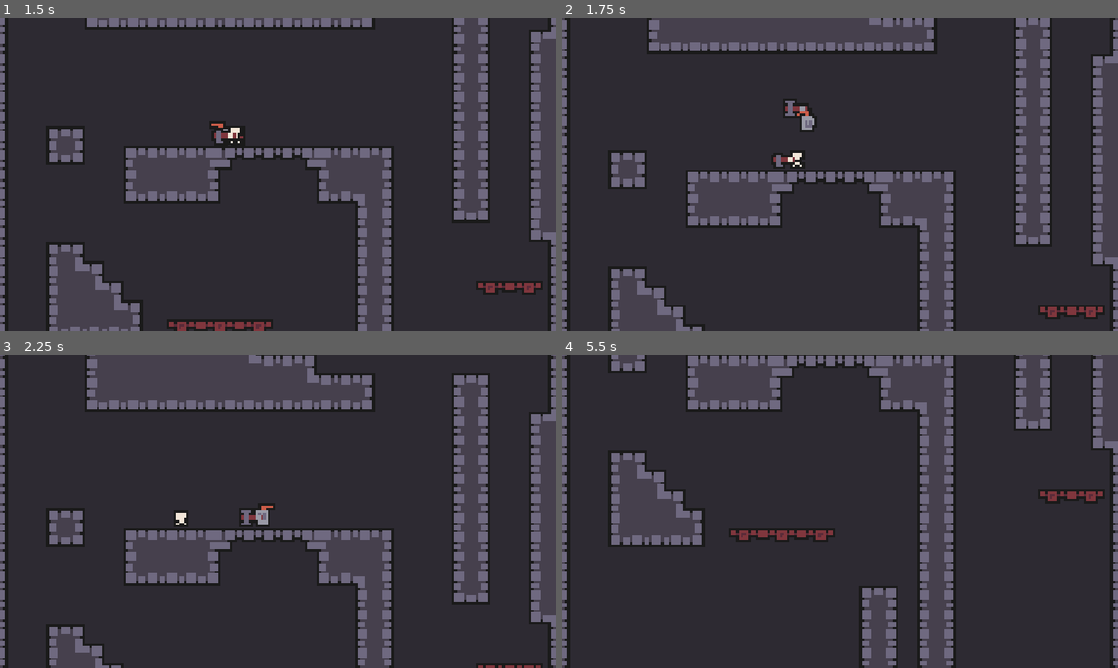
Above: before the commit, frames 1-4 (two rows, left to right).
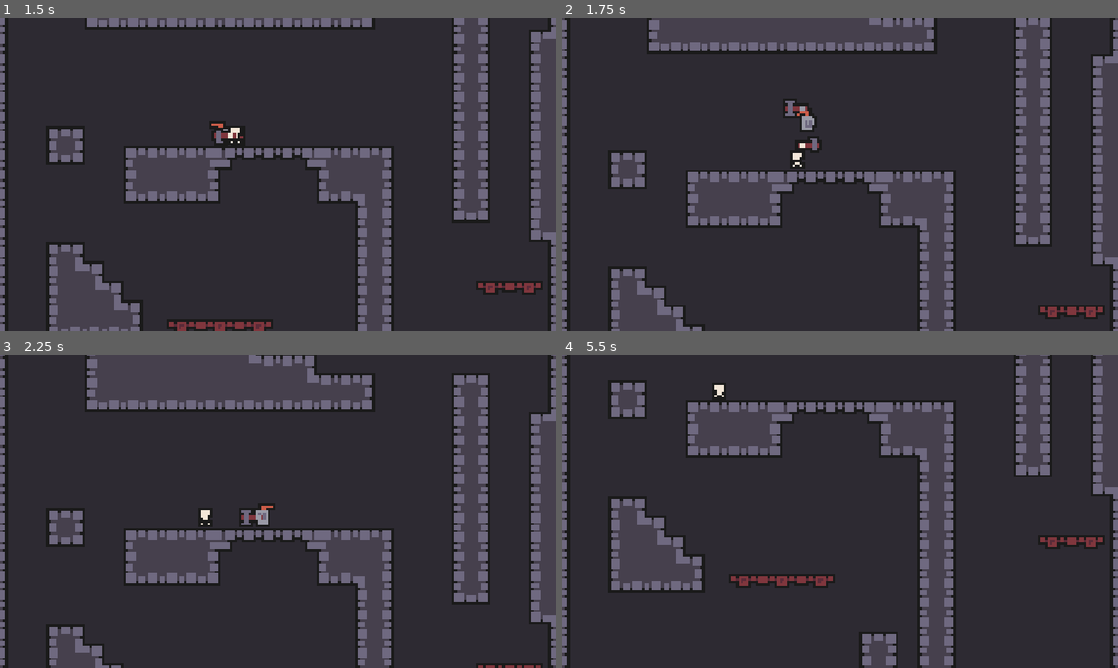
Above: after the commit, the same moments.

Repository: aberiggs/knights-ascent
Game: Godot game, scene res://scenes/levels/level_1.tscn
Two runs of this game, one before a commit and one after it. Both use one fixed random seed, a clock stepped at 60 frames per second and the inputs below.
Inputs (mouse positions are in pixels of both pictures, inside the frame that each line leads up to):
- Up to frame 1 (1.5 s): move the mouse to (400, 158) at 0.52 s; hold D (move_right) from 0.53 s (still down); click (400, 158) at 0.6 s; tap Space (jump) at 0.77 s; move the mouse to (166, 190) at 1.27 s; click (166, 190) at 1.35 s
- Up to frame 2 (1.75 s): keep holding D (move_right); tap Space (jump) at 1.52 s
- Up to frame 3 (2.25 s): move the mouse to (333, 442) at 2.02 s; release D (move_right) at 2.03 s; hold A (move_left) from 2.03 s (still down); click (333, 442) at 2.1 s
- Up to frame 4 (5.5 s): move the mouse to (812, 574) at 2.77 s; release A (move_left) at 2.78 s; hold D (move_right) 2.78-4.28 s; click (812, 574) at 2.85 s; tap Space (jump) at 3.02, 3.77, 4.52 s; move the mouse to (1006, 558) at 3.52 s; click (1006, 558) at 3.6 s; move the mouse to (673, 464) at 4.27 s; hold A (move_left) 4.28-5.03 s; click (673, 464) at 4.35 s; move the mouse to (867, 511) at 5.02 s; hold D (move_right) from 5.03 s (still down); click (867, 511) at 5.1 s

Frame 1 is identical in both runs. In frame 2, 0.2% of the frame differs, in the area x 38-47%, y 38-48%; in frame 3, 0.1%; in frame 4, 21%, in the area x 0-100%, y 0-100%.

Commit message:
Improving enemy

Diff:
--- a/scenes/player.tscn
+++ b/scenes/player.tscn
@@ -92,6 +92,33 @@
 
 [sub_resource type="RectangleShape2D" id="RectangleShape2D_qhqgy"]
 size = Vector2(8, 11)
+
+[sub_resource type="Animation" id="Animation_dqkch"]
+length = 0.001
+tracks/0/type = "value"
+tracks/0/imported = false
+tracks/0/enabled = true
+tracks/0/path = NodePath("AnimatedSprite2D:frame")
+tracks/0/interp = 1
+tracks/0/loop_wrap = true
+tracks/0/keys = {
+"times": PackedFloat32Array(0),
+"transitions": PackedFloat32Array(1),
+"update": 1,
+"values": [0]
+}
+tracks/1/type = "value"
+tracks/1/imported = false
+tracks/1/enabled = true
+tracks/1/path = NodePath("AnimatedSprite2D:animation")
+tracks/1/interp = 1
+tracks/1/loop_wrap = true
+tracks/1/keys = {
+"times": PackedFloat32Array(0),
+"transitions": PackedFloat32Array(1),
+"update": 1,
+"values": [&"hammer_swing"]
+}
 
 [sub_resource type="Animation" id="Animation_qhqgy"]
 resource_name = "attack"
@@ -133,33 +160,6 @@
 "args": [],
 "method": &"perform_attack_hitcheck"
 }]
-}
-
-[sub_resource type="Animation" id="Animation_dqkch"]
-length = 0.001
-tracks/0/type = "value"
-tracks/0/imported = false
-tracks/0/enabled = true
-tracks/0/path = NodePath("AnimatedSprite2D:frame")
-tracks/0/interp = 1
-tracks/0/loop_wrap = true
-tracks/0/keys = {
-"times": PackedFloat32Array(0),
-"transitions": PackedFloat32Array(1),
-"update": 1,
-"values": [0]
-}
-tracks/1/type = "value"
-tracks/1/imported = false
-tracks/1/enabled = true
-tracks/1/path = NodePath("AnimatedSprite2D:animation")
-tracks/1/interp = 1
-tracks/1/loop_wrap = true
-tracks/1/keys = {
-"times": PackedFloat32Array(0),
-"transitions": PackedFloat32Array(1),
-"update": 1,
-"values": [&"hammer_swing"]
 }
 
 [sub_resource type="Animation" id="Animation_qlg0r"]
--- a/scenes/skeleton.tscn
+++ b/scenes/skeleton.tscn
@@ -1,7 +1,10 @@
-[gd_scene load_steps=15 format=3 uid="uid://rurtw1bauswm"]
+[gd_scene load_steps=20 format=3 uid="uid://rurtw1bauswm"]
 
 [ext_resource type="Texture2D" uid="uid://c53vqhqypqgiy" path="res://assets/sprite_sheets/Characters/Enemies/Skeleton.png" id="1_pbvs3"]
 [ext_resource type="Script" uid="uid://dixqu4cuo1e2b" path="res://scripts/enemy.gd" id="1_txkty"]
+
+[sub_resource type="RectangleShape2D" id="RectangleShape2D_w4hcs"]
+size = Vector2(6, 8)
 
 [sub_resource type="AtlasTexture" id="AtlasTexture_ssl1b"]
 atlas = ExtResource("1_pbvs3")
@@ -82,31 +85,144 @@
 "texture": SubResource("AtlasTexture_5pgwy")
 }],
 "loop": true,
-"name": &"default",
+"name": &"idle",
 "speed": 5.0
 }]
 
-[sub_resource type="RectangleShape2D" id="RectangleShape2D_w4hcs"]
+[sub_resource type="Animation" id="Animation_bnirc"]
+length = 0.001
+tracks/0/type = "value"
+tracks/0/imported = false
+tracks/0/enabled = true
+tracks/0/path = NodePath("AnimatedSprite2D:animation")
+tracks/0/interp = 1
+tracks/0/loop_wrap = true
+tracks/0/keys = {
+"times": PackedFloat32Array(0),
+"transitions": PackedFloat32Array(1),
+"update": 1,
+"values": [&"default"]
+}
+tracks/1/type = "value"
+tracks/1/imported = false
+tracks/1/enabled = true
+tracks/1/path = NodePath("AnimatedSprite2D:frame")
+tracks/1/interp = 1
+tracks/1/loop_wrap = true
+tracks/1/keys = {
+"times": PackedFloat32Array(0),
+"transitions": PackedFloat32Array(1),
+"update": 1,
+"values": [0]
+}
+
+[sub_resource type="Animation" id="Animation_txkty"]
+resource_name = "attack"
+length = 0.6
+tracks/0/type = "value"
+tracks/0/imported = false
+tracks/0/enabled = true
+tracks/0/path = NodePath("AnimatedSprite2D:animation")
+tracks/0/interp = 1
+tracks/0/loop_wrap = true
+tracks/0/keys = {
+"times": PackedFloat32Array(0),
+"transitions": PackedFloat32Array(1),
+"update": 1,
+"values": [&"attack"]
+}
+tracks/1/type = "value"
+tracks/1/imported = false
+tracks/1/enabled = true
+tracks/1/path = NodePath("AnimatedSprite2D:frame")
+tracks/1/interp = 1
+tracks/1/loop_wrap = true
+tracks/1/keys = {
+"times": PackedFloat32Array(0, 0.1, 0.2, 0.3, 0.4, 0.5),
+"transitions": PackedFloat32Array(1, 1, 1, 1, 1, 1),
+"update": 1,
+"values": [0, 1, 2, 3, 4, 5]
+}
+tracks/2/type = "method"
+tracks/2/imported = false
+tracks/2/enabled = true
+tracks/2/path = NodePath("..")
+tracks/2/interp = 1
+tracks/2/loop_wrap = true
+tracks/2/keys = {
+"times": PackedFloat32Array(0.4),
+"transitions": PackedFloat32Array(1),
+"values": [{
+"args": [],
+"method": &"perform_attack_hitcheck"
+}]
+}
+
+[sub_resource type="Animation" id="Animation_ivqcw"]
+resource_name = "idle"
+length = 0.8
+tracks/0/type = "value"
+tracks/0/imported = false
+tracks/0/enabled = true
+tracks/0/path = NodePath("AnimatedSprite2D:animation")
+tracks/0/interp = 1
+tracks/0/loop_wrap = true
+tracks/0/keys = {
+"times": PackedFloat32Array(0),
+"transitions": PackedFloat32Array(1),
+"update": 1,
+"values": [&"idle"]
+}
+tracks/1/type = "value"
+tracks/1/imported = false
+tracks/1/enabled = true
+tracks/1/path = NodePath("AnimatedSprite2D:frame")
+tracks/1/interp = 1
+tracks/1/loop_wrap = true
+tracks/1/keys = {
+"times": PackedFloat32Array(0, 0.2, 0.4, 0.6),
+"transitions": PackedFloat32Array(1, 1, 1, 1),
+"update": 1,
+"values": [0, 1, 2, 3]
+}
+
+[sub_resource type="AnimationLibrary" id="AnimationLibrary_5pgwy"]
+_data = {
+&"RESET": SubResource("Animation_bnirc"),
+&"attack": SubResource("Animation_txkty"),
+&"idle": SubResource("Animation_ivqcw")
+}
+
+[sub_resource type="RectangleShape2D" id="RectangleShape2D_txkty"]
 size = Vector2(6, 8)
 
-[node name="Skeleton" type="CharacterBody2D" node_paths=PackedStringArray("raycast", "animated_sprite")]
+[node name="Skeleton" type="CharacterBody2D" node_paths=PackedStringArray("raycast")]
 script = ExtResource("1_txkty")
-raycast = NodePath("RayCast2D")
-animated_sprite = NodePath("AnimatedSprite2D")
-
-[node name="AnimatedSprite2D" type="AnimatedSprite2D" parent="."]
+raycast = NodePath("Body/RayCast2D")
+
+[node name="CollisionShape2D" type="CollisionShape2D" parent="."]
+position = Vector2(0, -4)
+shape = SubResource("RectangleShape2D_w4hcs")
+
+[node name="Body" type="Node2D" parent="."]
+
+[node name="AnimatedSprite2D" type="AnimatedSprite2D" parent="Body"]
 texture_filter = 1
 position = Vector2(0, -9)
 sprite_frames = SubResource("SpriteFrames_ssl1b")
-animation = &"attack"
-autoplay = "default"
-frame = 5
-frame_progress = 1.0
-
-[node name="CollisionShape2D" type="CollisionShape2D" parent="."]
-position = Vector2(0, -4)
-shape = SubResource("RectangleShape2D_w4hcs")
-
-[node name="RayCast2D" type="RayCast2D" parent="."]
+
+[node name="RayCast2D" type="RayCast2D" parent="Body"]
 position = Vector2(4, 0)
 target_position = Vector2(0, 1)
+
+[node name="AnimationPlayer" type="AnimationPlayer" parent="Body"]
+libraries = {
+&"": SubResource("AnimationLibrary_5pgwy")
+}
+autoplay = "idle"
+
+[node name="AttackHitbox" type="Area2D" parent="Body"]
+
+[node name="CollisionShape2D" type="CollisionShape2D" parent="Body/AttackHitbox"]
+position = Vector2(8, -4)
+shape = SubResource("RectangleShape2D_txkty")
--- a/scripts/enemy.gd
+++ b/scripts/enemy.gd
@@ -1,17 +1,13 @@
 extends CharacterBody2D
 
 @export var raycast: RayCast2D
-@export var animated_sprite: AnimatedSprite2D
 
 @export var speed: float = 50.0
 @export var max_pace_distance: float = 50.0
 @export var start_attack_range: float = 8.0 # Distance in pixels to trigger an attack
-@export var attack_range: float = 12.0 # Distance in pixels to apply damage
-@export var damage_cooldown_time: float = 0.25 # Cooldown in seconds between damage applications
 
 var pace_distance: float = 0.0
 var direction: int = 1
-var damage_cooldown: float = 0.0
 var player: CharacterBody2D = null
 var is_attacking: bool = false
 
@@ -23,18 +19,14 @@
 	if scene_root:
 		player = scene_root.get_node_or_null("Player")
 
-	# Connect to animation finished signal if animated_sprite exists
-	if animated_sprite:
-		animated_sprite.animation_finished.connect(_on_animation_finished)
+	# Connect to animation finished signal if animation player exists
+	if $Body/AnimationPlayer:
+		$Body/AnimationPlayer.animation_finished.connect(_on_animation_finished)
 
 func _physics_process(delta: float) -> void:
-	# Update damage cooldown
-	if damage_cooldown > 0:
-		damage_cooldown -= delta
-
 	# Check for player proximity and start attack animation
 	# Do this early to prevent movement in the same frame as attack starts
-	if player and damage_cooldown <= 0 and not is_attacking:
+	if player and not is_attacking:
 		var distance_to_player = global_position.distance_to(player.global_position)
 		if is_facing_player() and distance_to_player <= start_attack_range:
 			# Start attack animation
@@ -62,32 +54,27 @@
 		# Stop horizontal movement during attack
 		velocity.x = 0
 
-	scale.x = scale.y * direction
+	if velocity.x != 0:
+		$Body.scale.x = sign(velocity.x)
 
 	move_and_slide()
 
 func start_attack() -> void:
 	"""Start the attack animation and freeze movement."""
-	if animated_sprite and animated_sprite.sprite_frames.has_animation("attack"):
+	if $Body/AnimationPlayer and $Body/AnimationPlayer.has_animation("attack"):
 		is_attacking = true
-		animated_sprite.play("attack")
+		$Body/AnimationPlayer.play("attack")
+		$Body/AttackHitbox.monitoring = true
 
-func _on_animation_finished() -> void:
+func _on_animation_finished(anim_name: String) -> void:
 	"""Called when an animation finishes. Apply damage if attack animation finished."""
-	if is_attacking and animated_sprite.animation == "attack":
+	if $Body/AnimationPlayer and $Body/AnimationPlayer.has_animation("idle"):
+		$Body/AnimationPlayer.play("idle")
+
+
+	if is_attacking and anim_name == "attack":
 		is_attacking = false
-
-		# Check if player is still in range
-		if player:
-			var distance_to_player = global_position.distance_to(player.global_position)
-			if is_facing_player() and distance_to_player <= attack_range:
-				if player.has_method("apply_damage"):
-					player.apply_damage()
-
-		# Set cooldown and return to default animation
-		damage_cooldown = damage_cooldown_time
-		if animated_sprite.sprite_frames.has_animation("default"):
-			animated_sprite.play("default")
+		$Body/AttackHitbox.monitoring = false
 
 func is_facing_player() -> bool:
 	if player:
@@ -97,6 +84,15 @@
 func apply_damage() -> void:
 	"""Apply damage to the enemy."""
 	# TODO: Implement proper damage logic
-
 	# For now, delete the enemy
 	queue_free()
+
+func perform_attack_hitcheck() -> void:
+	"""Perform a hit check for the attack."""
+	var hitbox = $Body/AttackHitbox
+
+	var overlapping_bodies = hitbox.get_overlapping_bodies()
+	for body in overlapping_bodies:
+		# TODO: Maybe handle through a class/inferface later?
+		if body.is_in_group("player"):
+			body.apply_damage()
--- a/scripts/player.gd
+++ b/scripts/player.gd
@@ -6,14 +6,14 @@
 @export var gravity_scale: float = 0.5
 @export var wall_slide_speed: float = 50.0 # Max falling speed when sliding on wall
 @export var max_movement_cooldown: float = 200.0 # Time in milliseconds before player can move again
-@export var damage_cooldown_time: float = 0.25 # Cooldown in seconds between damage applications
 
 var spawn_position: Vector2
 var movement_cooldown: float = 0.0 # Time in milliseconds before player can move again
 var is_attacking: bool = false
-var damage_cooldown: float = 0.0
 
 func _ready() -> void:
+	add_to_group("player")
+
 	# Store the initial spawn position
 	spawn_position = global_position
 
@@ -31,12 +31,8 @@
 		$Body/AnimationPlayer.animation_finished.connect(_on_animation_finished)
 
 func _physics_process(delta: float) -> void:
-	# Update damage cooldown
-	if damage_cooldown > 0:
-		damage_cooldown -= delta
-
 	# Check for attack input
-	if Input.is_action_just_pressed("attack") and not is_attacking and damage_cooldown <= 0:
+	if Input.is_action_just_pressed("attack") and not is_attacking:
 		start_attack()
 
 	# Check if player is on a wall (not on floor)
@@ -106,6 +102,8 @@
 
 func apply_damage() -> void:
 	"""Apply damage to the player. For now, just resets position."""
+	# TODO: Implement proper damage logic
+	# For now, just reset position
 	reset_position()
 
 func start_attack() -> void:
@@ -119,10 +117,8 @@
 	"""Perform a hit check for the attack."""
 	var hitbox = $Body/AttackHitbox
 
-	var hit_enemies = hitbox.get_overlapping_bodies()
-	for enemy in hit_enemies:
-		if enemy.is_in_group("enemies"):
-			enemy.apply_damage()
-
-	is_attacking = false
-	$Body/AttackHitbox.monitoring = false
+	var overlapping_bodies = hitbox.get_overlapping_bodies()
+	for body in overlapping_bodies:
+		# TODO: Maybe handle through a class/inferface later?
+		if body.is_in_group("enemies"):
+			body.apply_damage()
